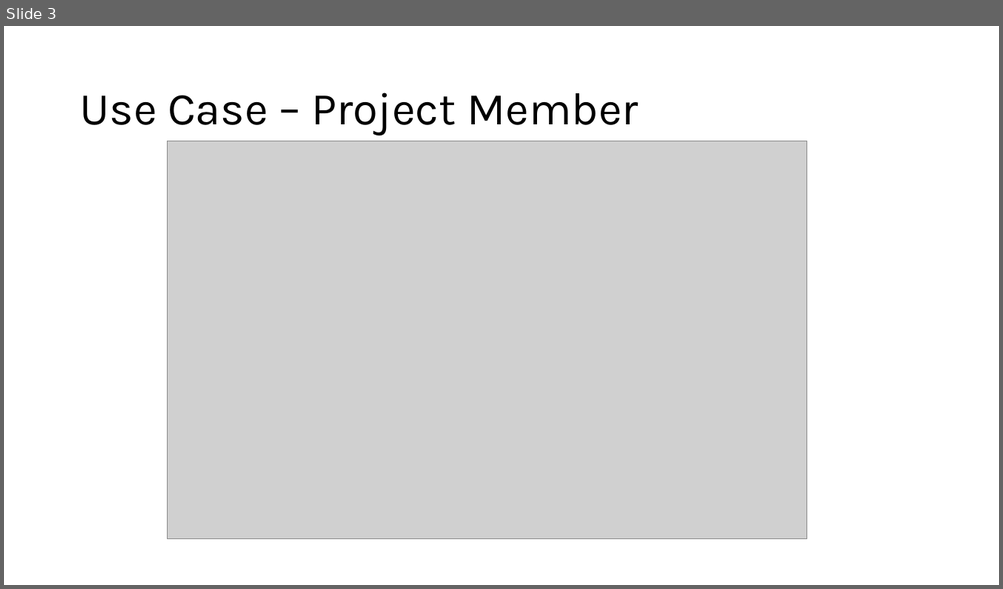
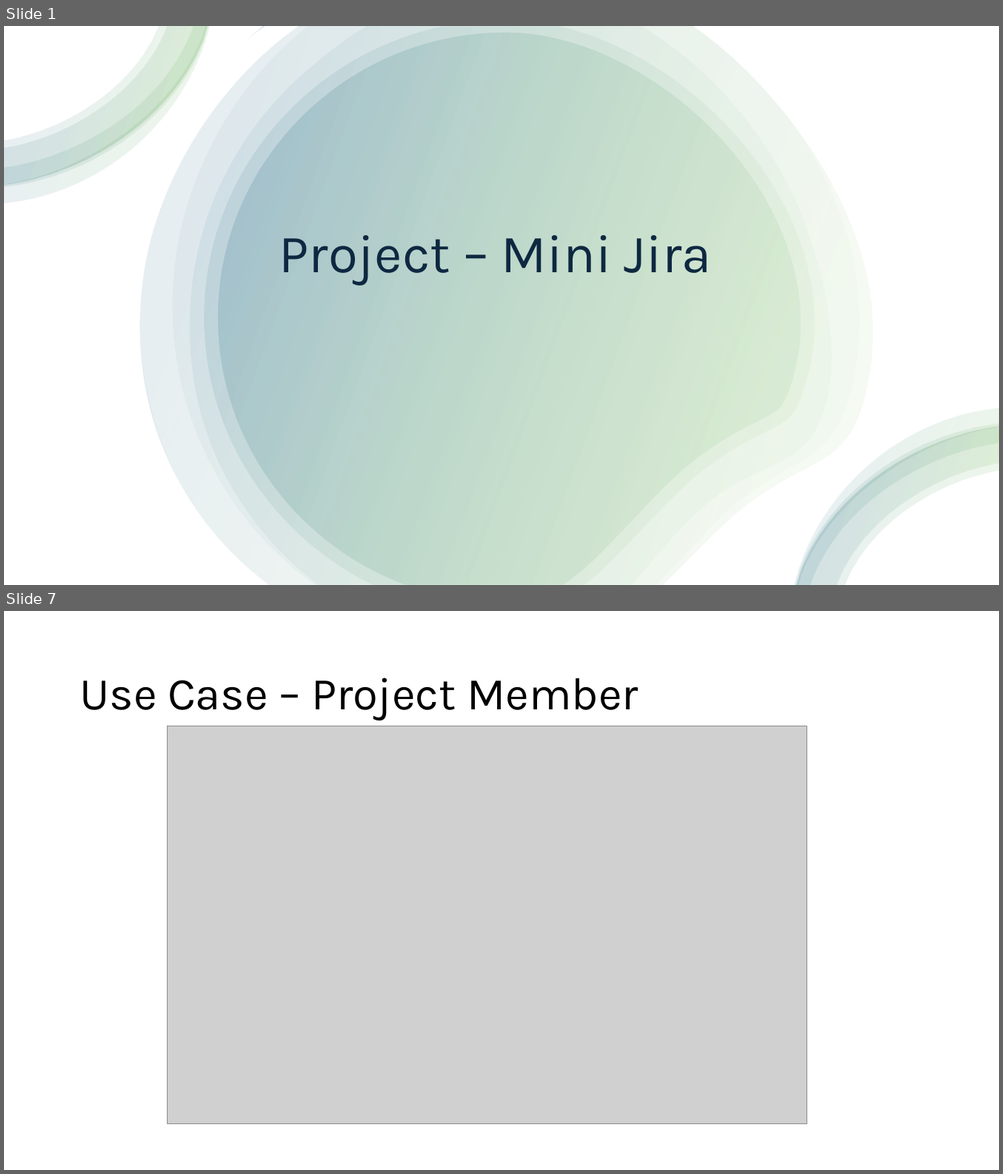
Before and after one commit to Avojvoda01/Mini-Jira---Web-Services-Project, a slide deck: Webservice – Mini Jira.pptx. Shown one above the other, each under a label of ours: slide 3 before the commit, slides 1 and 7 after it; the slides between them are not shown. The pictures are 1003x589 and 1003x1174 pixels, drawn with LibreOffice and Linux fonts; fonts in the diff are those of the drawing; grey boxes stand for pictures. Boxes give left, top, right and bottom in pixels: in the first picture for what was removed or moved away, otherwise in the second. Text is boxed around its words. In the diff, an @@ line names an element or a change of style, - is before the commit and + after.

Commit message:
mini jira update

```diff
--- a/Webservice – Mini Jira.pptx
+++ b/Webservice – Mini Jira.pptx
@@ slide 1 added at bbox=[4, 26, 999, 585], background #FFFFFF @@
@@ rectangle added at bbox=[4, 26, 999, 585], fill #FFFFFF @@
@@ group added at bbox=[4, 26, 209, 203]: 4 freeform shapes @@
@@ group added at bbox=[111, 26, 908, 585]: 7 freeform shapes @@
@@ freeform shape added at bbox=[126, 26, 891, 585], fill gradient #4EA72E to #156082 @@
@@ title added at bbox=[279, 235, 711, 285], 52 pt, text #0E2841 @@
+Project – Mini Jira
@@ group added at bbox=[794, 408, 999, 585]: 4 freeform shapes @@
@@ what was slide 3 is now slide 7 @@
```
Also in this commit, not shown: 8 slides changed, 3 other slides added, 1 slide removed, 1 other file.
